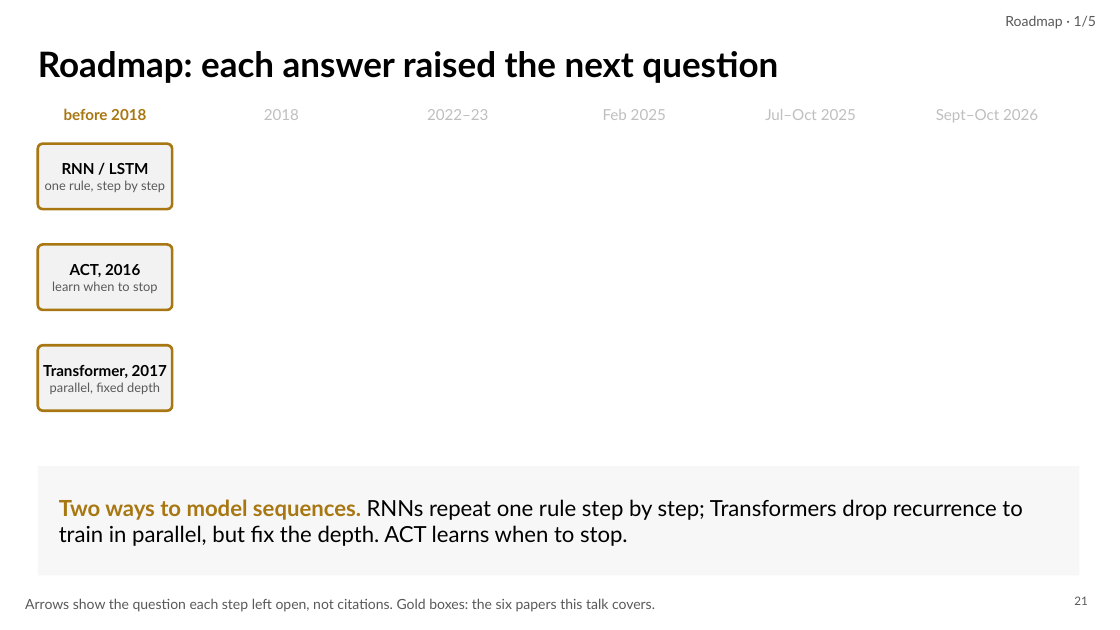
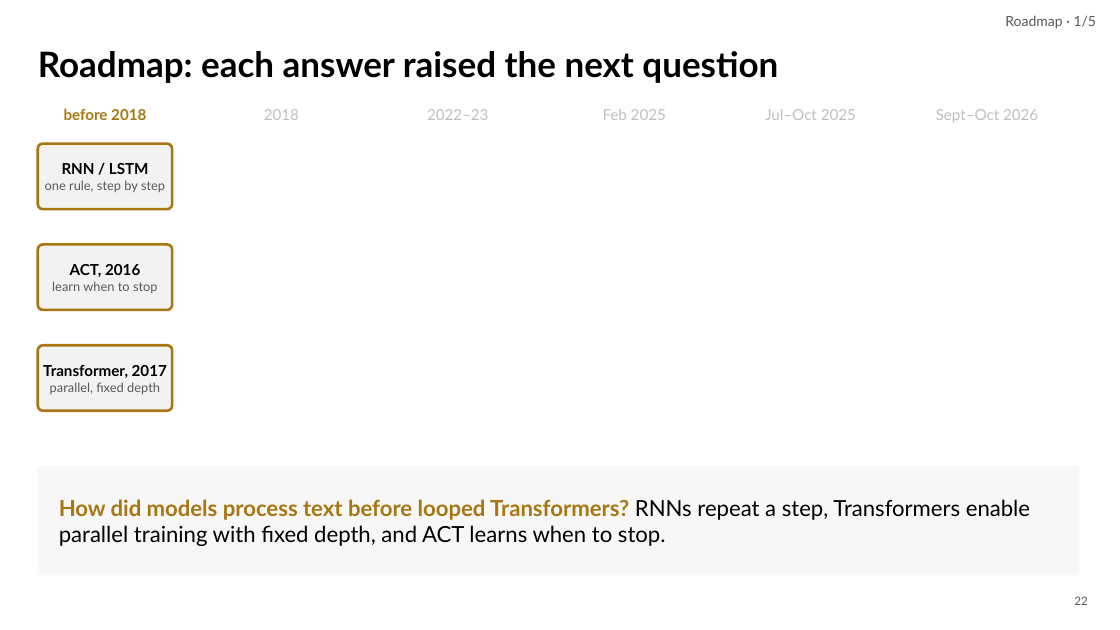
Before and after one commit to irregular6612/agi-hw2, a slide deck: slide 22 of build/out/looped-transformers.pptx (slide 21 before the commit). Drawn at 1120x630 pixels with LibreOffice and Linux fonts; fonts in the diff are those of the drawing. Boxes give left, top, right and bottom in pixels: in the first picture for what was removed or moved away, otherwise in the second. Text is boxed around its words. In the diff, an @@ line names an element or a change of style, - is before the commit and + after.

```diff
--- a/build/out/looped-transformers.pptx
+++ b/build/out/looped-transformers.pptx
@@ text at <box>59,499,1030,546</box>: text changed @@
-Two ways to model sequences. RNNs repeat one rule step by step; Transformers drop recurrence to train in parallel, but fix the depth. ACT learns when to stop.
+How did models process text before looped Transformers? RNNs repeat a step, Transformers enable parallel training with fixed depth, and ACT learns when to stop.
@@ text removed at <box>25,598,655,612</box> @@
-Arrows show the question each step left open, not citations. Gold boxes: the six papers this talk covers.
@@ page number at <box>1074,596,1087,605</box>: text changed @@
-21
+22
```
Also in this commit, not shown: 41 other slides changed, 15 slides added, 5 slides removed, 31 other files.
